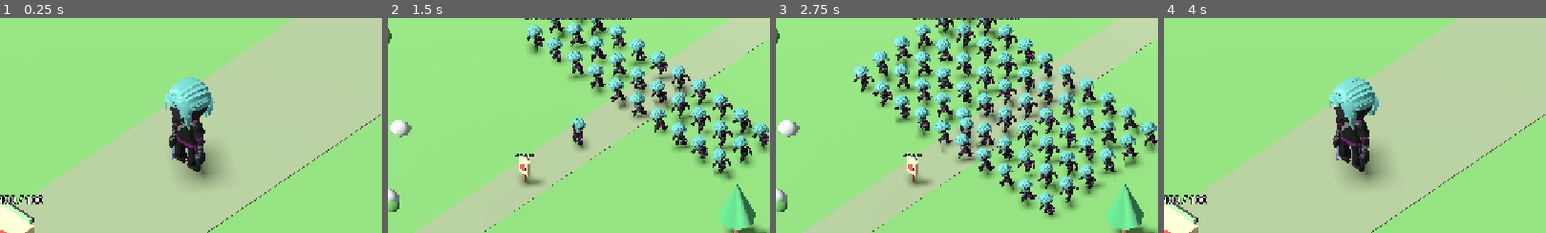
Above: before the commit, frames 1-4 (left to right).
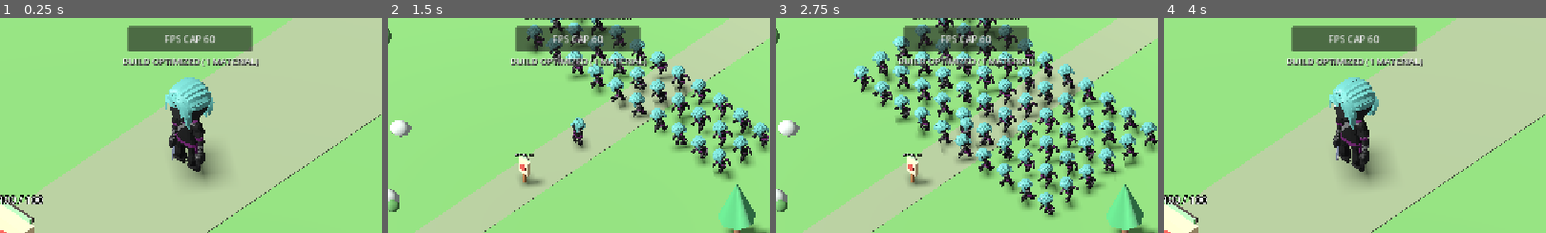
Above: after the commit, the same moments.

Repository: levian47/riskfate-3d-pro
Game: Godot game, scene res://main.tscn
Two runs of this game, one before a commit and one after it. Both use one fixed random seed, a clock stepped at 60 frames per second and the inputs below.
Inputs:
- Up to frame 1 (0.25 s): no input
- Up to frame 2 (1.5 s): click "LOAD 0" at 0.5 s; click "LOAD 10" at 1.25 s
- Up to frame 3 (2.75 s): click "LOAD 30" at 2 s
- Up to frame 4 (4 s): click "LOAD 60" at 2.75 s; click "LOAD 100" at 3.5 s
The pictures show only the part of the screen within x 25-75%, y 23-73%; the shares and areas given below are measured in that part.

The runs differ from the first frame. In frame 1, 4.9% of the frame differs, in the area x 32-68%, y 3-23%; in frame 2, 4.5%; in frame 3, 4.4%; in frame 4, 4.9%.

Commit message:
Add side-by-side classic and optimized Android APKs with 60/unlimited FPS control

Diff:
--- a/main.gd
+++ b/main.gd
@@ -29,6 +29,8 @@
 var crowd_benchmark = CROWD_BENCHMARK.new()
 var crowd_button: Button
 var crowd_mode_button: Button
+var fps_limit_button: Button
+var crowd_build_label: Label
 var crowd_stats_label: Label
 var animator: AnimationPlayer
 var camera: Camera3D
@@ -115,6 +117,9 @@
 	if event is InputEventKey and event.pressed and not event.echo and event.keycode == KEY_F8:
 		_cycle_crowd_mode()
 		return
+	if event is InputEventKey and event.pressed and not event.echo and event.keycode == KEY_F9:
+		_toggle_fps_limit()
+		return
 	if event is InputEventKey and event.pressed and not event.echo and event.keycode == KEY_M:
 		_cycle_ninja_materials()
 		return
@@ -166,7 +171,7 @@
 func _cycle_crowd_benchmark() -> void:
 	crowd_benchmark.count_index = (crowd_benchmark.count_index + 1) % CROWD_BENCHMARK.COUNTS.size()
 	var count: int = CROWD_BENCHMARK.COUNTS[crowd_benchmark.count_index]
-	crowd_benchmark.set_count(count, MODEL, crowd_atlas_mesh)
+	crowd_benchmark.set_count(count, MODEL, _benchmark_crowd_mesh())
 	camera.size = 40.0 if count > 0 else camera_zoom
 	if crowd_button != null:
 		crowd_button.text = "LOAD %d" % count
@@ -178,6 +183,21 @@
 	var mode: String = crowd_benchmark.cycle_mode()
 	if crowd_mode_button != null:
 		crowd_mode_button.text = "MODE %s" % mode
+
+
+func _benchmark_crowd_mesh(force_legacy: bool = false) -> Mesh:
+	# The classic APK uses the approved six-surface A mesh; other exports
+	# use the optimized one-surface palette atlas. Gameplay is identical.
+	if force_legacy or OS.has_feature("legacy_crowd"):
+		return ninja_mesh_variants[1] if ninja_mesh_variants.size() > 1 else null
+	return crowd_atlas_mesh
+
+
+func _toggle_fps_limit() -> void:
+	# 0 removes the Godot Engine limit; display VSync/hardware may still cap FPS.
+	Engine.max_fps = 0 if Engine.max_fps == 60 else 60
+	if fps_limit_button != null:
+		fps_limit_button.text = "FPS CAP 60" if Engine.max_fps == 60 else "FPS CAP OFF"
 
 
 func _init_crowd_atlas() -> void:
@@ -404,6 +424,33 @@
 	crowd_stats_label.add_theme_constant_override("shadow_offset_y", 1)
 	crowd_stats_label.visible = false
 	canvas.add_child(crowd_stats_label)
+	fps_limit_button = Button.new()
+	fps_limit_button.name = "FPSLimitButton"
+	fps_limit_button.text = "FPS CAP 60"
+	fps_limit_button.anchor_left = 0.5
+	fps_limit_button.anchor_right = 0.5
+	fps_limit_button.offset_left = -104.0
+	fps_limit_button.offset_right = 104.0
+	fps_limit_button.offset_top = 177.0
+	fps_limit_button.offset_bottom = 220.0
+	fps_limit_button.pressed.connect(_toggle_fps_limit)
+	canvas.add_child(fps_limit_button)
+	crowd_build_label = Label.new()
+	crowd_build_label.name = "CrowdBuildLabel"
+	crowd_build_label.text = "BUILD CLASSIC (6 MATERIALS)" if OS.has_feature("legacy_crowd") else "BUILD OPTIMIZED (1 MATERIAL)"
+	crowd_build_label.mouse_filter = Control.MOUSE_FILTER_IGNORE
+	crowd_build_label.anchor_left = 0.5
+	crowd_build_label.anchor_right = 0.5
+	crowd_build_label.offset_left = -190.0
+	crowd_build_label.offset_right = 190.0
+	crowd_build_label.offset_top = 224.0
+	crowd_build_label.offset_bottom = 246.0
+	crowd_build_label.horizontal_alignment = HORIZONTAL_ALIGNMENT_CENTER
+	crowd_build_label.add_theme_font_size_override("font_size", 15)
+	crowd_build_label.add_theme_color_override("font_shadow_color", Color.BLACK)
+	crowd_build_label.add_theme_constant_override("shadow_offset_x", 1)
+	crowd_build_label.add_theme_constant_override("shadow_offset_y", 1)
+	canvas.add_child(crowd_build_label)
 	if DisplayServer.is_touchscreen_available():
 		# Multiple fingers are handled independently in touch_hud.gd.
 		touch_hud = TOUCH_HUD_SCRIPT.new()
--- a/tests/gameplay_smoke.gd
+++ b/tests/gameplay_smoke.gd
@@ -19,6 +19,19 @@
 	root.add_child(game)
 	await process_frame
 	if not _require(Engine.max_fps == 60, "Engine must read the 60 FPS project limit"):
+		return
+	var limit_button := game.get_node_or_null("HUD/FPSLimitButton") as Button
+	if not _require(limit_button != null and limit_button.text == "FPS CAP 60" and limit_button.pressed.is_connected(Callable(game, "_toggle_fps_limit")), "FPS cap button must start at 60 and be connected"):
+		return
+	limit_button.pressed.emit()
+	if not _require(Engine.max_fps == 0 and limit_button.text == "FPS CAP OFF", "FPS CAP OFF must remove the Godot frame rate limit"):
+		return
+	limit_button.pressed.emit()
+	if not _require(Engine.max_fps == 60 and limit_button.text == "FPS CAP 60", "FPS limit must restore 60 on the next tap"):
+		return
+	var build_label := game.get_node_or_null("HUD/CrowdBuildLabel") as Label
+	var expected_build := "BUILD CLASSIC (6 MATERIALS)" if OS.has_feature("legacy_crowd") else "BUILD OPTIMIZED (1 MATERIAL)"
+	if not _require(build_label != null and build_label.text == expected_build, "Build label must identify the selected rendering variant"):
 		return
 	var ping_label := game.get_node_or_null("HUD/FPSCounter/Stats/PingLabel") as Label
 	if not _require(ping_label != null and ping_label.text == "PING: — (offline)", "Ping must show offline while no game server exists"):
@@ -776,6 +789,14 @@
 	var atlas_uv: PackedVector2Array = crowd_atlas.surface_get_arrays(0)[Mesh.ARRAY_TEX_UV]
 	if not _require(atlas_uv.size() == 9948, "Crowd atlas UVs must cover every original skinned vertex"):
 		return
+	# Both meshes must exist; legacy keeps the same 6-surface A hero geometry.
+	var classic_mesh := game.call("_benchmark_crowd_mesh", true) as Mesh
+	if not _require(classic_mesh != null and classic_mesh.get_surface_count() == 6 and classic_mesh == candidates[1], "Legacy crowd must reuse approved A with six surfaces"):
+		return
+	var selected_crowd_mesh := game.call("_benchmark_crowd_mesh") as Mesh
+	var expected_surfaces := 6 if OS.has_feature("legacy_crowd") else 1
+	if not _require(selected_crowd_mesh != null and selected_crowd_mesh.get_surface_count() == expected_surfaces, "Benchmark mesh must respect the build feature tag"):
+		return
 	var bench = game.get("crowd_benchmark")
 	var bench_button := game.get_node_or_null("HUD/CrowdBenchmarkButton") as Button
 	var mode_button := game.get_node_or_null("HUD/CrowdModeButton") as Button
@@ -819,7 +840,7 @@
 					var crowd_mesh := crowd_meshes[i] as MeshInstance3D
 					var crowd_player := animation_players[i] as AnimationPlayer
 					var expected_shadow := int(GeometryInstance3D.SHADOW_CASTING_SETTING_OFF) if mode_name == "NO SHADOW" else int(original_shadows[i])
-					if not _require(crowd_mesh != null and crowd_player != null and crowd_mesh.mesh == crowd_atlas, "All %d crowd meshes must use one-surface atlas while hero is MAT %d" % [count, material_index]):
+					if not _require(crowd_mesh != null and crowd_player != null and crowd_mesh.mesh == selected_crowd_mesh, "All %d crowd meshes must use the selected benchmark mesh while hero is MAT %d" % [count, material_index]):
 						return
 					if not _require(crowd_mesh.visible == (mode_name != "HIDE") and crowd_player.is_playing() == (mode_name != "PAUSE") and int(crowd_mesh.cast_shadow) == expected_shadow, "Crowd actor %d failed %s/MAT %d at LOAD %d" % [i, mode_name, material_index, count]):
 						return
@@ -830,7 +851,7 @@
 			return
 	if not _require(matrix_cases == 32 and int(game.get("material_variant_index")) == 1, "Benchmark must cover all 32 nonzero crowd/mode/material combinations and return to A"):
 		return
-	print("Crowd atlas matrix passed: 4 loads x 4 modes x 2 hero materials; 1 surface and 6 palette colors preserved; LOAD 0 cleanup.")
+	print("Crowd benchmark matrix passed: 4 loads x 4 modes x 2 hero materials; atlas/legacy meshes verified; LOAD 0 cleanup.")
 	print("Gameplay smoke test passed: independent baked sword resources retain approved poses; active Sweeping, movement, dash, world, training hits, HP and respawn.")
 	quit(0)
 
Not shown, changed: export_presets.cfg
Not shown, changed: ROADMAP.md
